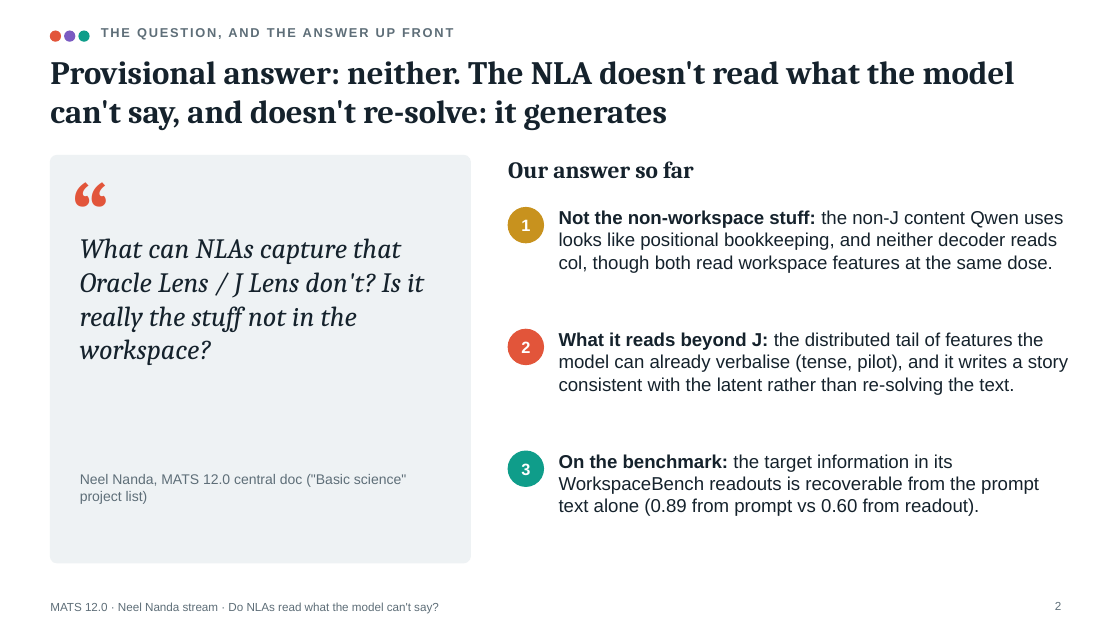
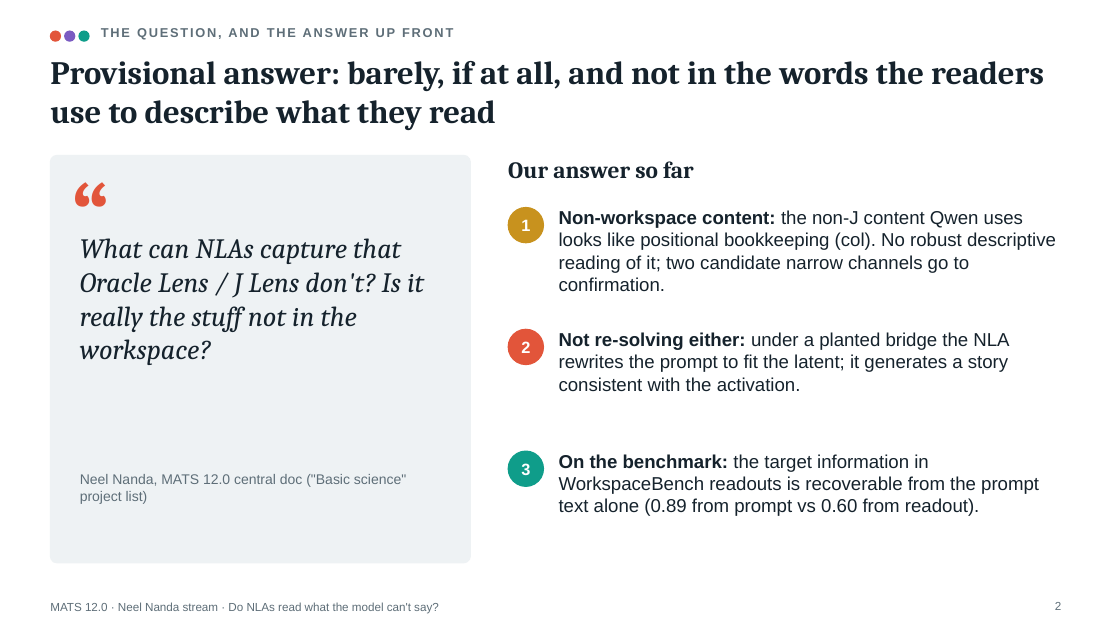
Before and after one commit to Jarus77/mats-nla-workspace, a slide deck: slide 2 of deck/mats_nla_workspace.pptx. Drawn at 1120x630 pixels with LibreOffice and Linux fonts; fonts in the diff are those of the drawing. Boxes give left, top, right and bottom in pixels: in the first picture for what was removed or moved away, otherwise in the second. Text is boxed around its words. In the diff, an @@ line names an element or a change of style, - is before the commit and + after.

Commit message:
feat: deck v3 (56 slides; col claim retracted; two-branch answer; forking paths disclosed)

```diff
--- a/deck/mats_nla_workspace.pptx
+++ b/deck/mats_nla_workspace.pptx
@@ title at box(50, 61, 1044, 130): text changed @@
-Provisional answer: neither. The NLA doesn't read what the model can't say, and doesn't re-solve: it generates
+Provisional answer: barely, if at all, and not in the words the readers use to describe what they read
@@ text at box(559, 210, 1056, 291): text changed @@
-Not the non-workspace stuff: the non-J content Qwen uses looks like positional bookkeeping, and neither decoder reads col, though both read workspace features at the same dose.
+Non-workspace content: the non-J content Qwen uses looks like positional bookkeeping (col). No robust descriptive reading of it; two candidate narrow channels go to confirmation.
@@ text at box(559, 332, 1009, 391): text changed @@
-What it reads beyond J: the distributed tail of features the model can already verbalise (tense, pilot), and it writes a story consistent with the latent rather than re-solving the text.
+Not re-solving either: under a planted bridge the NLA rewrites the prompt to fit the latent; it generates a story consistent with the activation.
@@ text at box(559, 454, 1039, 516): text changed @@
-On the benchmark: the target information in its WorkspaceBench readouts is recoverable from the prompt text alone (0.89 from prompt vs 0.60 from readout).
+On the benchmark: the target information in WorkspaceBench readouts is recoverable from the prompt text alone (0.89 from prompt vs 0.60 from readout).
```
Also in this commit, not shown: 22 other slides changed, 2 slides added, 1 slide removed, 9 other files.
